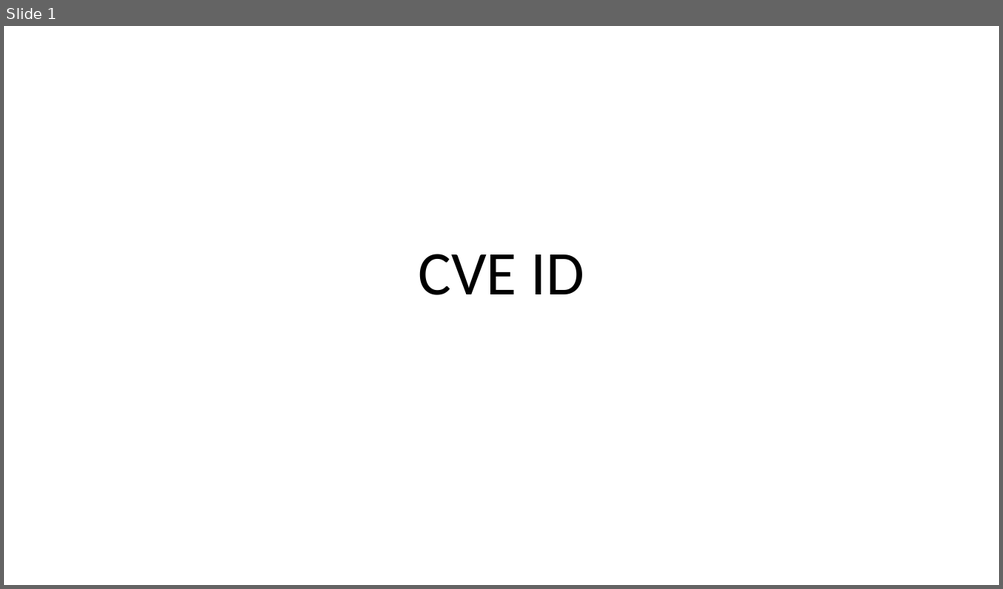
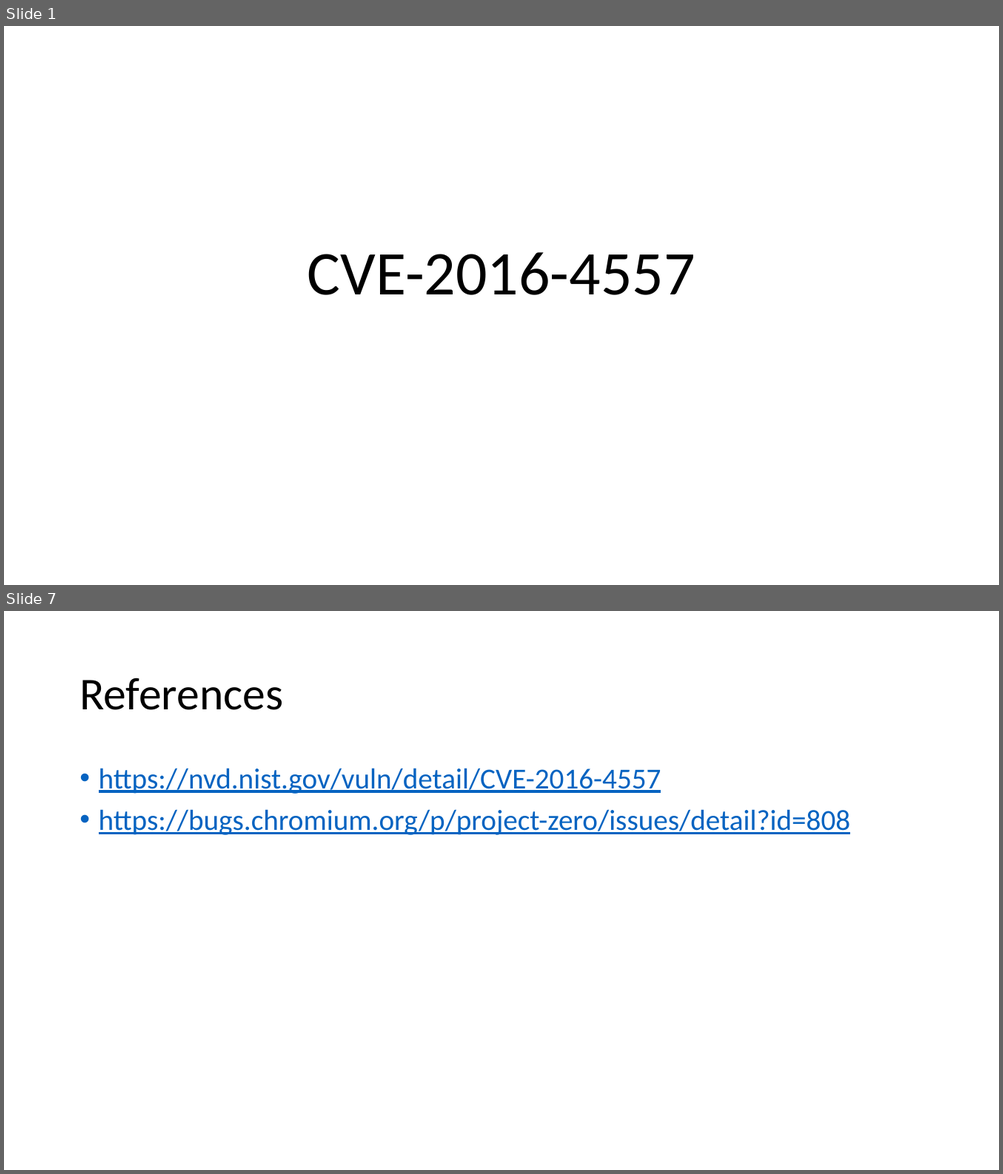
Before and after one commit to mudongliang/Kernel_Vulnerabilities, a slide deck: UAF/2016/CVE-2016-4557.pptx. Shown one above the other, each under a label of ours: slide 1 before the commit, slides 1 and 7 after it; the slides between them are not shown. The pictures are 1003x589 and 1003x1174 pixels, drawn with LibreOffice and Linux fonts; fonts in the diff are those of the drawing. Boxes give left, top, right and bottom in pixels: in the first picture for what was removed or moved away, otherwise in the second. Text is boxed around its words. In the diff, an @@ line names an element or a change of style, - is before the commit and + after.

```diff
--- a/UAF/2016/CVE-2016-4557.pptx
+++ b/UAF/2016/CVE-2016-4557.pptx
@@ slide 7 added at <box>4,611,999,1170</box>, background #FFFFFF @@
@@ title added at <box>79,678,283,710</box>, 44 pt, text #000000 @@
+References
@@ text added at <box>99,768,851,835</box>, 28 pt, text #0563C1, underline @@
+• https://nvd.nist.gov/vuln/detail/CVE-2016-4557
+• https://bugs.chromium.org/p/project-zero/issues/detail?id=808
@@ slide 1 changed as well @@
@@ title at <box>307,252,695,295</box>: text changed @@
-CVE ID
+CVE-2016-4557
```
Also in this commit, not shown: 2 other slides changed, 3 other slides added, 2 slides removed, 3 other files.
